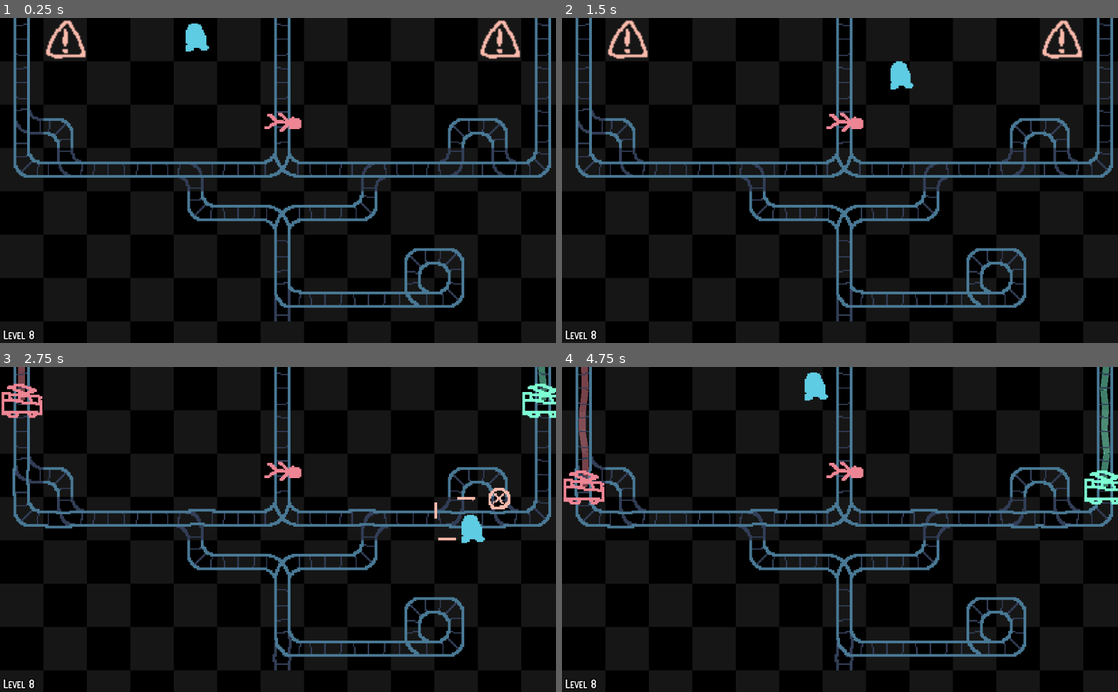
Above: before the commit, frames 1-4 (two rows, left to right).
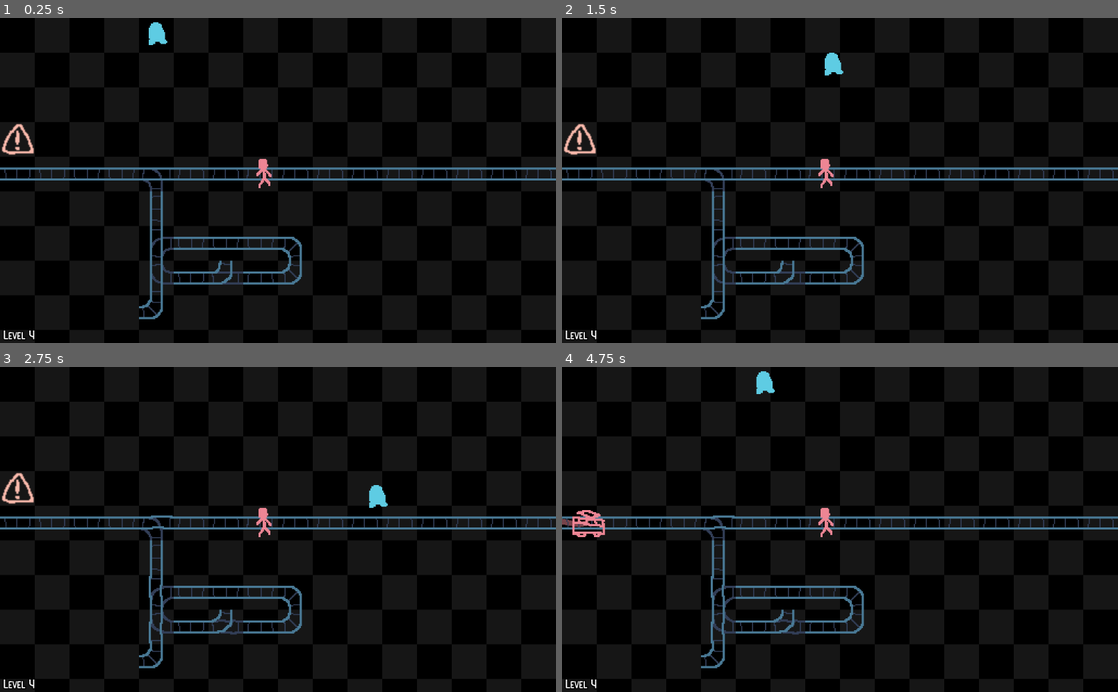
Above: after the commit, the same moments.

Repository: albertnez/ld50
Game: Godot game, scene res://scenes/world.tscn
The game is run twice, just before and just after one commit, with the same random seed, the same clock (stepped at 60 frames per second) and the same inputs.
Inputs:
- Up to frame 1 (0.25 s): no input
- Up to frame 2 (1.5 s): tap Enter (restart) at 0.5 s; hold Right (ui_right) 0.53-1.28 s; hold Down (ui_down) from 1.28 s (still down)
- Up to frame 3 (2.75 s): release Down (ui_down) at 2.03 s; hold Right (ui_right) from 2.03 s (still down)
- Up to frame 4 (4.75 s): release Right (ui_right) at 2.78 s; hold Up (ui_up) 2.78-3.53 s; hold Left (ui_left) from 3.53 s (still down)

The runs differ from the first frame. In frame 1, 12% of the frame differs, in the area x 0-100%, y 0-99%; in frame 2, 12%; in frame 3, 12%; in frame 4, 13%.

Commit message:
Ensure that level is completed only after ALL trolleys have a loop

Diff:
--- a/scenes/global_state.gd
+++ b/scenes/global_state.gd
@@ -39,11 +39,27 @@
 	preload("res://scenes/levels/level12.tscn"),
 ]
 
+const NUM_MAX_TROLLEYS = 8
+var _trolley_has_loop : Array
+
+
+func set_trolley_has_loop(id: int, has_loop: bool) -> void:
+	_trolley_has_loop[id] = has_loop
+
+
+func all_trolleys_have_loop(num_trolleys: int) -> bool:
+	for id in num_trolleys:
+		if not _trolley_has_loop[id]:
+			return false
+	return true
+
 
 func set_new_level(new_level: int) -> void:
 	level = new_level
 	level_completed = false
 	level_lost = false
+	for id in NUM_MAX_TROLLEYS:
+		_trolley_has_loop[id] = false
 
 
 func get_level_scene() -> PackedScene:
@@ -55,4 +71,4 @@
 
 
 func _ready() -> void:
-	pass
+	_trolley_has_loop.resize(NUM_MAX_TROLLEYS)
--- a/scenes/tilemap.gd
+++ b/scenes/tilemap.gd
@@ -19,16 +19,19 @@
 onready var _current_main_tileset_id := 1
 
 
-class TrolleyStartingSetup:
+class TrolleySetup:
 	var world_pos: Vector2
+	var pos: Vector2
 	var dir: Vector2
 
-	func _init(world_pos: Vector2, dir: Vector2):
+	func _init(world_pos: Vector2, pos: Vector2, dir: Vector2):
 		self.world_pos = world_pos
+		self.pos = pos
 		self.dir = dir
 
-# Array of TrolleyStartingSetup
+# Array of TrolleySetup
 var _trolley_strarting_setup := []
+var _trolley_last_setup := []
 
 var _player_starting_world_pos := Vector2.INF
 var _level_tile_hint_pos := Vector2.INF
@@ -158,6 +161,11 @@
 	return from_dir
 
 
+func _has_visited_loop_for_trolley(trolley_id: int) -> bool:
+	var setup : TrolleySetup = _trolley_last_setup[trolley_id]
+	return _has_visited_loop(setup.pos, setup.dir, trolley_id)
+
+
 func _has_visited_loop(pos: Vector2, from_dir: Vector2, trolley_id: int) -> bool:
 	var starting_pos = pos  # Already evaluated as visited
 	var old_pos = pos
@@ -202,7 +210,9 @@
 func mark_cell_as_visited(pos: Vector2, from_dir: Vector2, trolley_id: int) -> void:
 	if not GlobalState.level_lost and not GlobalState.level_completed and is_cell_already_visited(pos, from_dir, trolley_id):
 		if _has_visited_loop(pos, from_dir, trolley_id):
-			EventBus.emit_signal("level_completed")
+			GlobalState.set_trolley_has_loop(trolley_id, true)
+			if GlobalState.all_trolleys_have_loop(get_num_trolleys()):
+				EventBus.emit_signal("level_completed")
 			return
 
 	if GlobalState.level_completed:
@@ -210,6 +220,7 @@
 
 	var key = make_visited_cell_key(pos, trolley_id)
 	_visited_cells[key] = _visited_cell_from_pos(pos, from_dir)
+	_trolley_last_setup[trolley_id] = TrolleySetup.new(_pos_to_tile_center_world(pos), pos, from_dir)
 
 
 func mark_world_pos_cell_as_visited(world_pos: Vector2, from_world_pos: Vector2, trolley_id: int) -> void:
@@ -234,7 +245,7 @@
 	return _trolley_strarting_setup.size()
 
 
-func get_trolley_starting_world_position(id: int) -> TrolleyStartingSetup:
+func get_trolley_starting_world_position(id: int) -> TrolleySetup:
 	assert(not _trolley_strarting_setup.empty())
 	return _trolley_strarting_setup[id]
 
@@ -256,6 +267,9 @@
 	mark_cell_as_cleared(pos)
 	if pos == _level_tile_hint_pos:
 		_level_tile_hint_sprite.hide()
+	# Recalculate loops, since toggle breaks them
+	for id in get_num_trolleys():
+		GlobalState.set_trolley_has_loop(id, _has_visited_loop_for_trolley(id))
 
 
 func is_out_of_bounds(world_pos: Vector2) -> bool:
@@ -382,11 +396,13 @@
 				dir.x *= -1
 			if is_cell_y_flipped(pos.x, pos.y):
 				dir.y *= -1
-			var trolley_setup := TrolleyStartingSetup.new(
+			var trolley_setup := TrolleySetup.new(
 				_pos_to_tile_center_world(pos),
+				pos,
 				dir
 			)
 			_trolley_strarting_setup.append(trolley_setup)
+			_trolley_last_setup.append(trolley_setup)
 			# We can't clear the cell, because its transformation is used to calculate the
 			# next position for the trolley to navigate
 			# set_cell(pos.x, pos.y, _current_main_tileset_id)
--- a/scenes/world.tscn
+++ b/scenes/world.tscn
@@ -13,7 +13,7 @@
 
 [node name="World" type="Node2D"]
 script = ExtResource( 1 )
-_current_level = 8
+_current_level = 4
 
 [node name="ScaledView" type="Node2D" parent="."]
 
